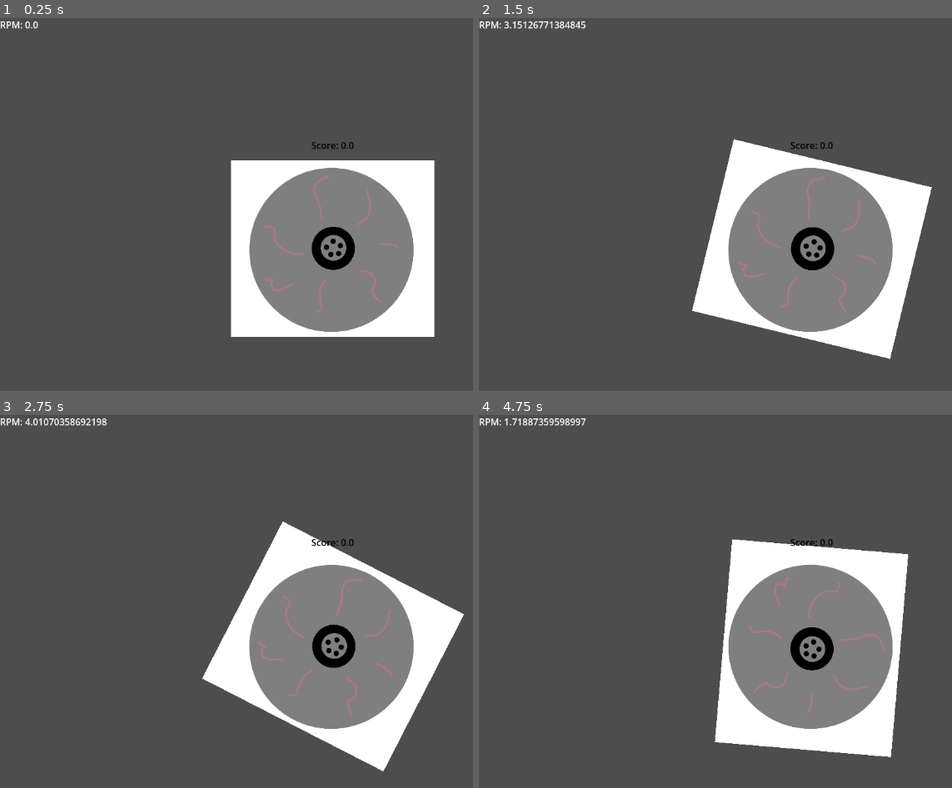
Above: before the commit, frames 1-4 (two rows, left to right).
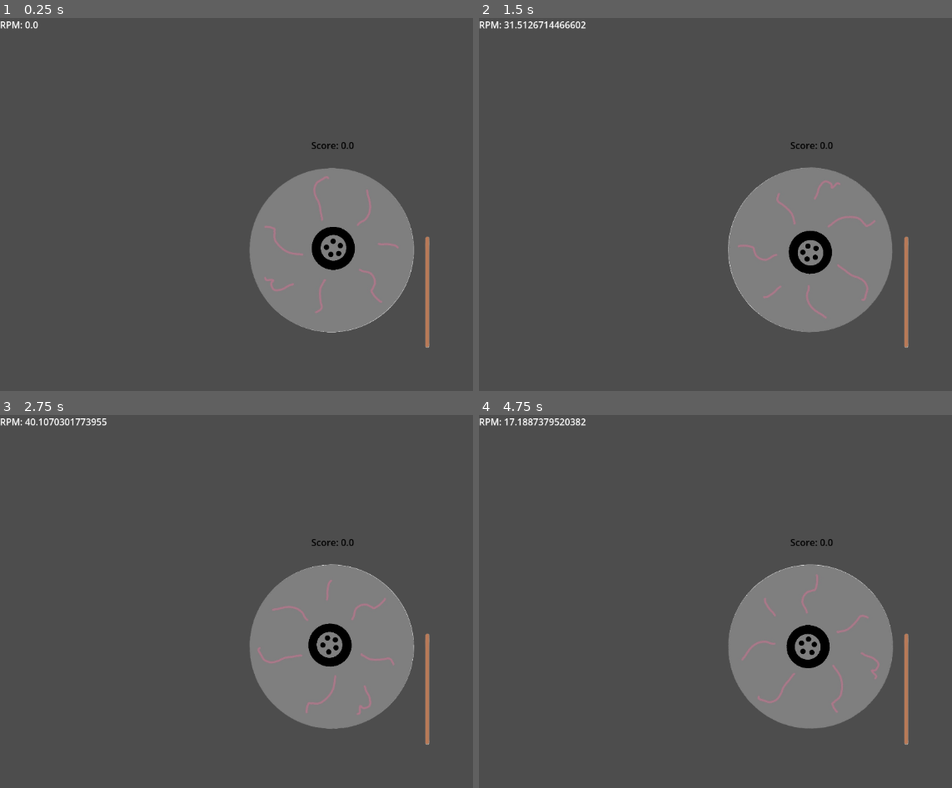
Above: after the commit, the same moments.

Repository: BionicMango/GodotGame1
Game: Godot game, scene res://scenes/Main.tscn
The game is run twice, just before and just after one commit, with the same random seed, the same clock (stepped at 60 frames per second) and the same inputs.
Inputs:
- Up to frame 1 (0.25 s): no input
- Up to frame 2 (1.5 s): tap Enter at 0.5 s; hold Right (ui_right) 0.53-1.28 s; tap Space (ui_space, bound only after the commit) at 0.6, 1.35 s; hold Down (ui_down) from 1.28 s (still down)
- Up to frame 3 (2.75 s): release Down (ui_down) at 2.03 s; hold Right (ui_right) from 2.03 s (still down); tap Space (ui_space, bound only after the commit) at 2.1 s
- Up to frame 4 (4.75 s): release Right (ui_right) at 2.78 s; hold Up (ui_up) 2.78-3.53 s; tap Space (ui_space, bound only after the commit) at 2.85, 3.6, 4.35 s; hold Left (ui_left) from 3.53 s (still down)

The runs differ from the first frame. In frame 1, 8.5% of the frame differs, in the area x 48-92%, y 38-89%; in frame 2, 9.9%; in frame 3, 9.9%; in frame 4, 10%, in the area x 6-91%, y 0-92%.

Commit message:
Sprite BG removal, Updated stick.tscn

Diff:
--- a/game-1/project.godot
+++ b/game-1/project.godot
@@ -15,6 +15,14 @@
 config/features=PackedStringArray("4.6", "Forward Plus")
 config/icon="res://assets/icon.svg"
 
+[input]
+
+ui_space={
+"deadzone": 0.2,
+"events": [Object(InputEventKey,"resource_local_to_scene":false,"resource_name":"","device":-1,"window_id":0,"alt_pressed":false,"shift_pressed":false,"ctrl_pressed":false,"meta_pressed":false,"pressed":false,"keycode":0,"physical_keycode":32,"key_label":0,"unicode":32,"location":0,"echo":false,"script":null)
+]
+}
+
 [physics]
 
 3d/physics_engine="Jolt Physics"
--- a/game-1/scenes/Main.tscn
+++ b/game-1/scenes/Main.tscn
@@ -1,7 +1,8 @@
 [gd_scene format=3 uid="uid://cf1bnvrocd2kn"]
 
-[ext_resource type="PackedScene" uid="uid://dgx8hkugbnbxe" path="res://scenes/record_player.tscn" id="1_0bbpv"]
+[ext_resource type="PackedScene" uid="uid://dgx8hkugbnbxe" path="res://scenes/machine.tscn" id="1_0bbpv"]
 [ext_resource type="Script" uid="uid://c5fs1xlfwl363" path="res://scripts/ScoreboardText.gd" id="2_rarhs"]
+[ext_resource type="PackedScene" uid="uid://dqrlvw8t6maf2" path="res://scenes/stick.tscn" id="2_vcsgt"]
 [ext_resource type="Script" uid="uid://c3clupapps0v7" path="res://scripts/tempo.gd" id="3_vcsgt"]
 
 [node name="Node2D" type="Node2D" unique_id=1777764328]
@@ -9,6 +10,10 @@
 [node name="RecordPlayer" parent="." unique_id=1067150647 instance=ExtResource("1_0bbpv")]
 position = Vector2(576, 400)
 angular_damp_mode = 1
+
+[node name="stick" parent="." unique_id=1704991311 instance=ExtResource("2_vcsgt")]
+position = Vector2(740, 475)
+scale = Vector2(0.3, 0.3)
 
 [node name="Scoreboard" type="Label" parent="." unique_id=1124345525]
 z_index = 1
--- a/game-1/scenes/record_player.tscn
+++ b/game-1/scenes/machine.tscn
@@ -1,17 +1,17 @@
 [gd_scene format=3 uid="uid://dgx8hkugbnbxe"]
 
 [ext_resource type="Script" uid="uid://dtei454lsq056" path="res://scripts/record_player.gd" id="1_xedat"]
-[ext_resource type="Texture2D" uid="uid://wbumws31qdmo" path="res://assets/CandyFlossMachine.jpg" id="2_rryc8"]
+[ext_resource type="Texture2D" uid="uid://b6fk4u4rdonfs" path="res://assets/CandyFlossMachineNoBG.png" id="2_oq04d"]
 
 [sub_resource type="CircleShape2D" id="CircleShape2D_xedat"]
 
-[node name="RecordPlayer" type="RigidBody2D" unique_id=584695376]
+[node name="cotton_candy_machine" type="RigidBody2D" unique_id=584695376]
 gravity_scale = 0.0
 script = ExtResource("1_xedat")
 
 [node name="Sprite2D" type="Sprite2D" parent="." unique_id=83228567]
 scale = Vector2(0.4, 0.4)
-texture = ExtResource("2_rryc8")
+texture = ExtResource("2_oq04d")
 
 [node name="CollisionShape2D" type="CollisionShape2D" parent="." unique_id=490124922]
 position = Vector2(-2, 2)
--- /dev/null
+++ b/game-1/scenes/stick.gd
@@ -0,0 +1,9 @@
+extends StaticBody2D
+@onready var record_player = $"../RecordPlayer";
+
+func stick_input():
+	if Input.is_action_just_pressed('ui_space'):
+		pass;
+
+func _process(delta: float) -> void:
+	pass;
--- a/game-1/scenes/stick.tscn
+++ b/game-1/scenes/stick.tscn
@@ -1,5 +1,17 @@
 [gd_scene format=3 uid="uid://dqrlvw8t6maf2"]
 
+[ext_resource type="Texture2D" uid="uid://soxac3uewxet" path="res://assets/CottonCandyStickNoBG.png" id="1_i3vek"]
+[ext_resource type="Script" uid="uid://rqy63wbm2kkb" path="res://scenes/stick.gd" id="1_ld7er"]
+
+[sub_resource type="CapsuleShape2D" id="CapsuleShape2D_i3vek"]
+height = 634.0
+
 [node name="stick" type="StaticBody2D" unique_id=1704991311]
+script = ExtResource("1_ld7er")
 
 [node name="Sprite2D" type="Sprite2D" parent="." unique_id=1438922173]
+position = Vector2(-8, -220)
+texture = ExtResource("1_i3vek")
+
+[node name="CollisionShape2D" type="CollisionShape2D" parent="." unique_id=143063279]
+shape = SubResource("CapsuleShape2D_i3vek")
--- a/game-1/scripts/record_player.gd
+++ b/game-1/scripts/record_player.gd
@@ -1,29 +1,34 @@
 extends RigidBody2D
 
-@export var angular_accel: float = 0.01; # how 'sensitive' buttons are
-@export var desired_rpm: float = 48;
+@export var angular_accel: float = 0.1; # how 'sensitive' buttons are
+@export var desired_rpm: float = 3000;
 var score: float = 0;
-var rpm: float;
+var rpm: float = 0;
 
 func score_update(delta: float) -> void:
+	'''Updates score based on 'how close' the rpm is to the desired rpm.'''
 	if abs(desired_rpm - rpm) <= 0.5:
-		score += 3*delta
+		score += 3 * delta; # i.e. 3 points/sec
 	elif abs(desired_rpm - rpm) <= 1:
-		score += 2*delta
+		score += 2 * delta; # 2 points/sec
 	elif abs(desired_rpm - rpm) <= 2:
-		score += 1*delta
+		score += 1 * delta; # 1 point/sec
 
-func _process(delta: float) -> void:
-	rpm = 60 * angular_velocity / (2 * PI);
-
+func update_rpm():
+	'''Updates rpm based on if the arrow keys are pressed.
+	If the angular velocity is zero, then it won't decrease.
+	If the angular velocity is at a maximum, then it won't increase.'''
 	if Input.is_action_pressed('ui_down') or Input.is_action_pressed('ui_left'):
 		angular_velocity -= angular_accel;
 	if Input.is_action_pressed('ui_up') or Input.is_action_pressed('ui_right'):
 		angular_velocity += angular_accel;
-
 	if angular_velocity <= 0:
 		angular_velocity = 0;
 	if angular_velocity >= 125:
-		angular_velocity = 125;
+		angular_velocity = 200;
 
+func _process(delta: float) -> void:
+	# rpm from angular velocity w/ x150 multiplier
+	rpm = 150 * 60 * angular_velocity / (2 * PI);
+	update_rpm();
 	score_update(delta);
--- a/game-1/scripts/tempo.gd
+++ b/game-1/scripts/tempo.gd
@@ -1,8 +1,8 @@
 extends Label
-@onready var record_player = $"../RecordPlayer";
+@onready var machine = $"../RecordPlayer";
 
 var v_rpm: float
 
 func _process(_delta: float) -> void:
-	v_rpm = 60 * record_player.angular_velocity / (2 * PI)
+	v_rpm = 60 * machine.angular_velocity / (2 * PI)
 	text = 'RPM: ' + str(v_rpm);
Binary file removed: game-1/assets/CandyFlossMachine.jpg
Binary file added: game-1/assets/CandyFlossMachineNoBG.png
Not shown, changed: game-1/assets/CandyFlossMachineNoBG.png.import
Binary file removed: game-1/assets/CottonCandyPuff.jpg
Binary file added: game-1/assets/CottonCandyPuffNoBG.png
Not shown, changed: game-1/assets/CottonCandyPuffNoBG.png.import
Binary file removed: game-1/assets/CottonCandyStick.jpg
Binary file added: game-1/assets/CottonCandyStickNoBG.png
Not shown, changed: game-1/assets/CottonCandyStickNoBG.png.import
Not shown, added: game-1/scenes/stick.gd.uid
